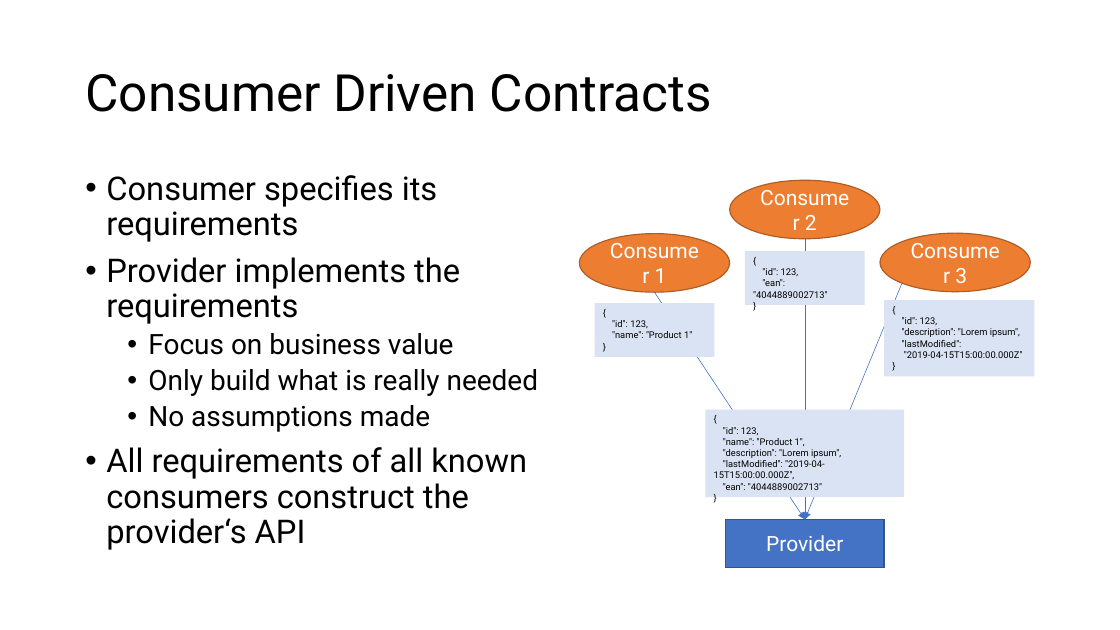
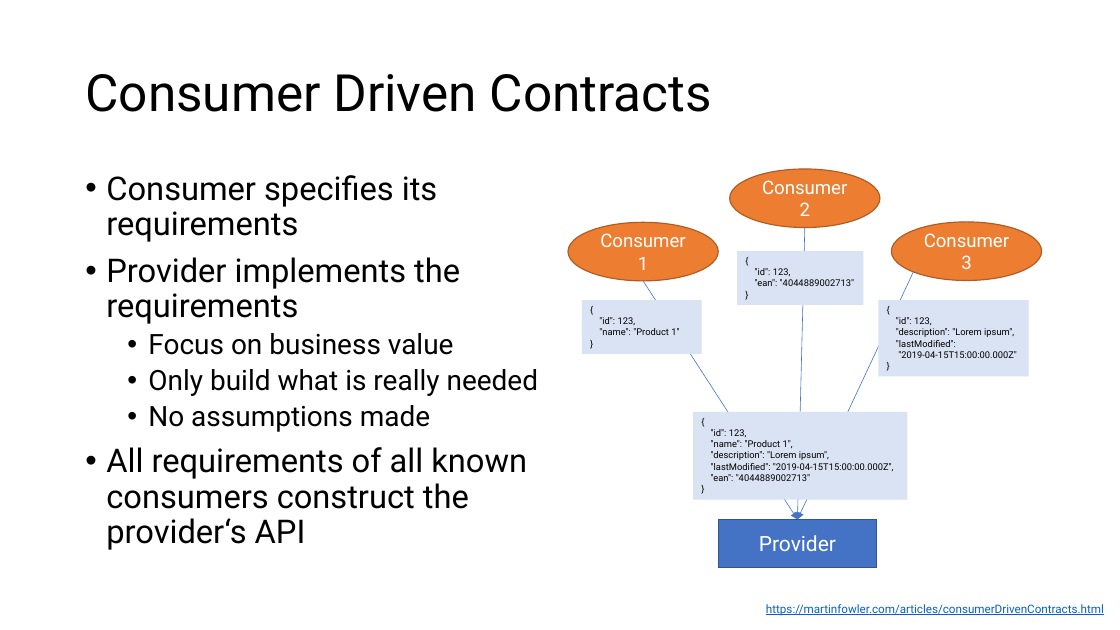
Before and after one commit to m4cx/consumer-driven-contract-testing-pact, a slide deck: slide 12 of powerpoint/Consumer-Driven Contract Tests using PACT.pptx (slide 9 before the commit). Drawn at 1120x630 pixels with LibreOffice and Linux fonts; fonts in the diff are those of the drawing. Boxes give left, top, right and bottom in pixels: in the first picture for what was removed or moved away, otherwise in the second. Text is boxed around its words. In the diff, an @@ line names an element or a change of style, - is before the commit and + after.

```diff
--- a/powerpoint/Consumer-Driven Contract Tests using PACT.pptx
+++ b/powerpoint/Consumer-Driven Contract Tests using PACT.pptx
@@ ellipse "Consumer 2": place and size @@
-ellipse "Consumer 2" at box(730, 181, 881, 239)
+ellipse "Consumer 2" at box(730, 169, 881, 228)
@@ ellipse "Consumer 1": place and size @@
-ellipse "Consumer 1" at box(580, 234, 730, 292)
+ellipse "Consumer 1" at box(568, 223, 718, 281)
@@ arrow moved from (805, 239) - (805, 519) to (805, 228) - (797, 519) @@
@@ size 18 to 16 pt in 3 elements at box(730, 169, 881, 228), box(568, 223, 718, 281), box(891, 222, 1042, 281) @@
@@ ellipse "Consumer 3": place and size @@
-ellipse "Consumer 3" at box(881, 234, 1031, 292)
+ellipse "Consumer 3" at box(891, 222, 1042, 281)
@@ rectangle "{": place and size @@
-rectangle "{" at box(745, 251, 865, 305)
+rectangle "{" at box(738, 251, 864, 305)
@@ arrow moved from (655, 292) - (805, 519) to (644, 281) - (797, 519) @@
@@ arrow moved from (902, 283) - (805, 519) to (913, 272) - (797, 519) @@
@@ rectangle "{": place and size @@
-rectangle "{" at box(595, 303, 715, 357)
+rectangle "{" at box(582, 300, 702, 354)
@@ rectangle "{": place and size @@
-rectangle "{" at box(884, 300, 1034, 376)
+rectangle "{" at box(879, 300, 1029, 376)
@@ rectangle "{": place and size @@
-rectangle "{" at box(706, 410, 905, 497)
+rectangle "{" at box(693, 412, 907, 499)
@@ rectangle "Provider": place and size @@
-rectangle "Provider" at box(726, 519, 885, 567)
+rectangle "Provider" at box(718, 519, 877, 567)
@@ text added at box(766, 604, 1104, 616), 10 pt, text #0563C1, underline @@
+https://martinfowler.com/articles/consumerDrivenContracts.html
```
Also in this commit, not shown: 5 other slides changed, 7 slides added, 2 slides removed.
